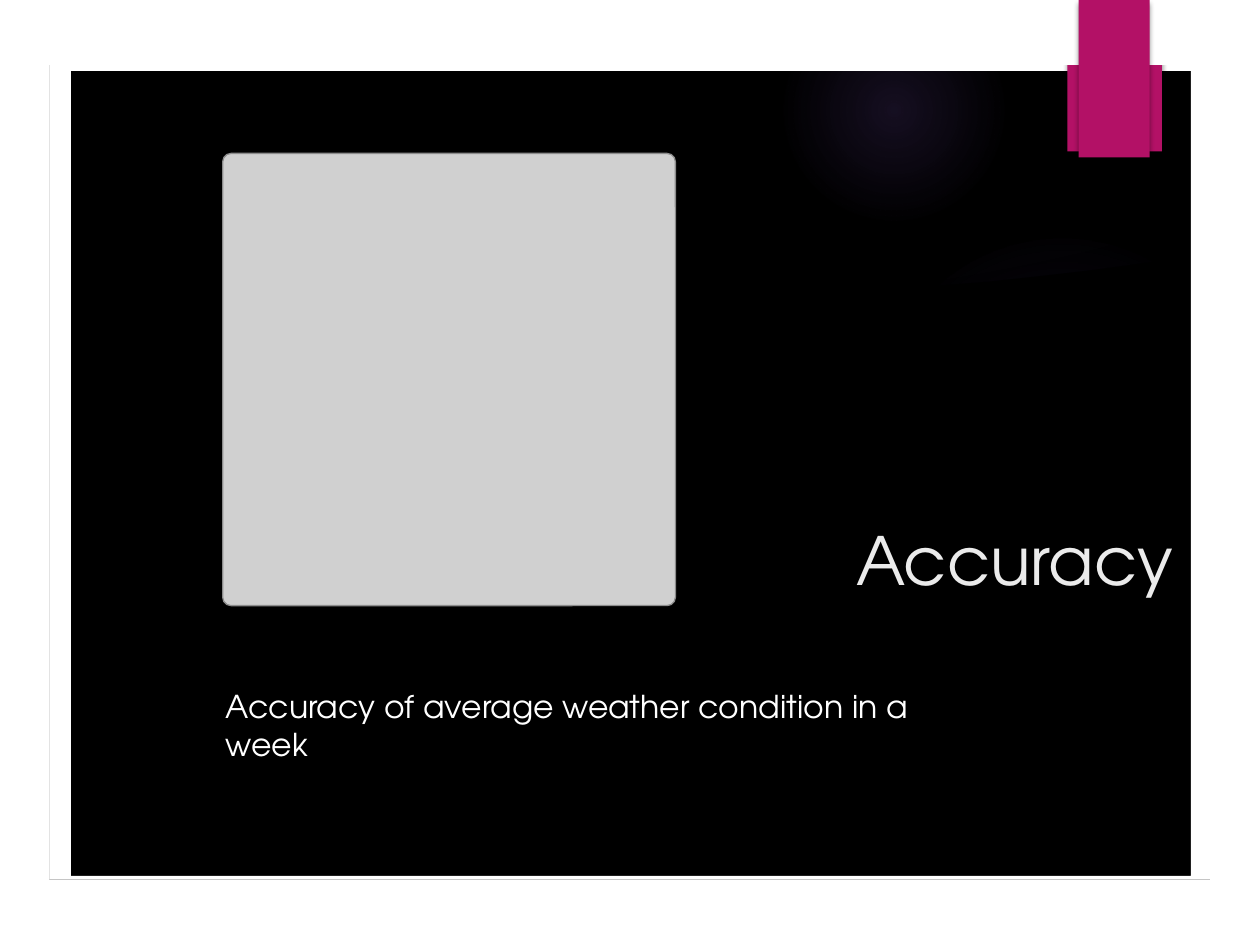
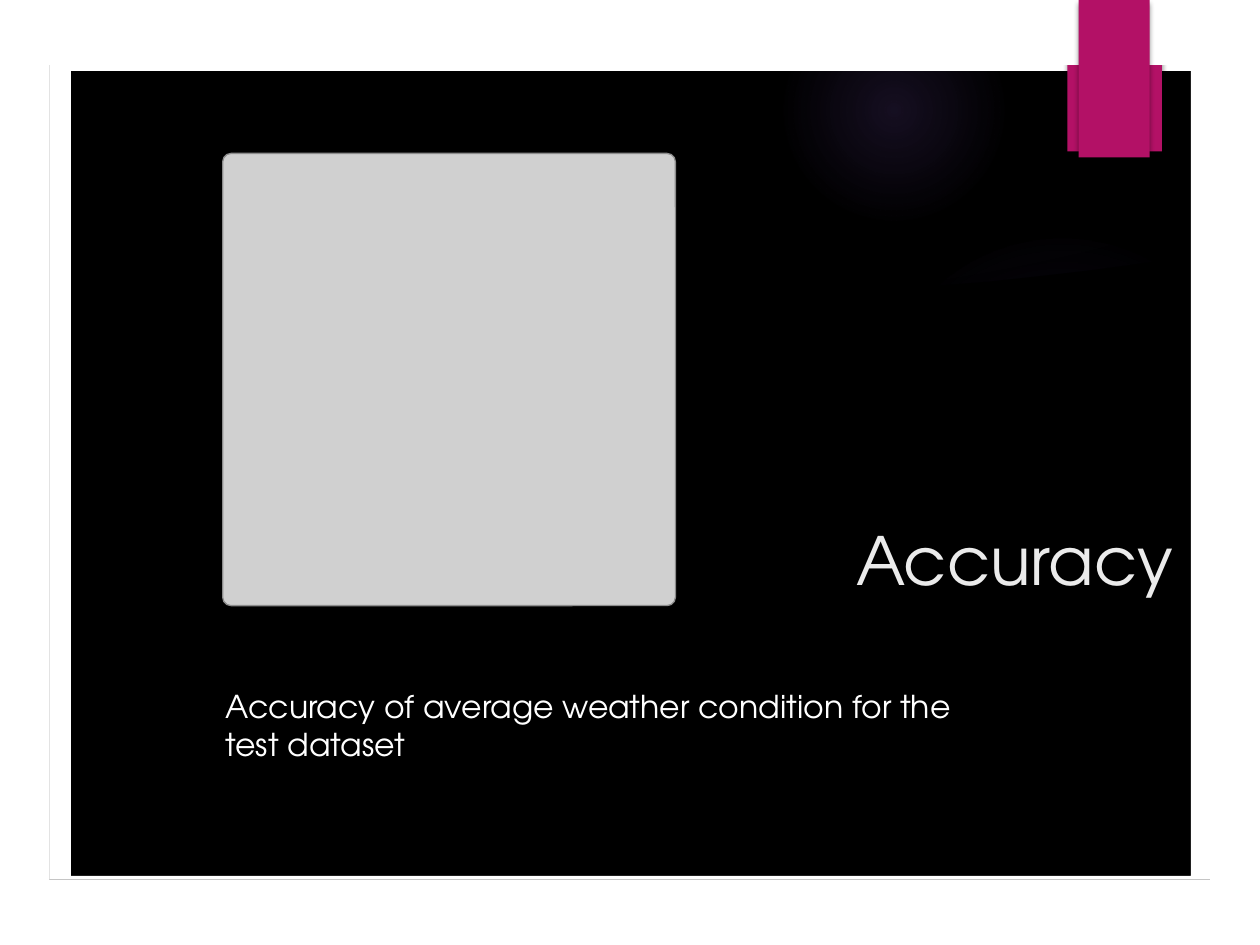
Before and after one commit to yingy4/csye7200-spring2018-group9, a slide deck: slide 10 of presentation/Final_Presentation _Team 9.pptx. Drawn at 1260x945 pixels with LibreOffice and Linux fonts; fonts in the diff are those of the drawing; grey boxes stand for pictures; background and template pictures are left out. Boxes give left, top, right and bottom in pixels: in the first picture for what was removed or moved away, otherwise in the second. Text is boxed around its words. In the diff, an @@ line names an element or a change of style, - is before the commit and + after.

```diff
--- a/presentation/Final_Presentation _Team 9.pptx
+++ b/presentation/Final_Presentation _Team 9.pptx
@@ text at [226, 694, 950, 757]: text changed @@
-Accuracy of average weather condition in a week
+Accuracy of average weather condition for the test dataset
```
Also in this commit, not shown: 3 other slides changed, 1 slide added, 1 slide removed, 1 other file.
